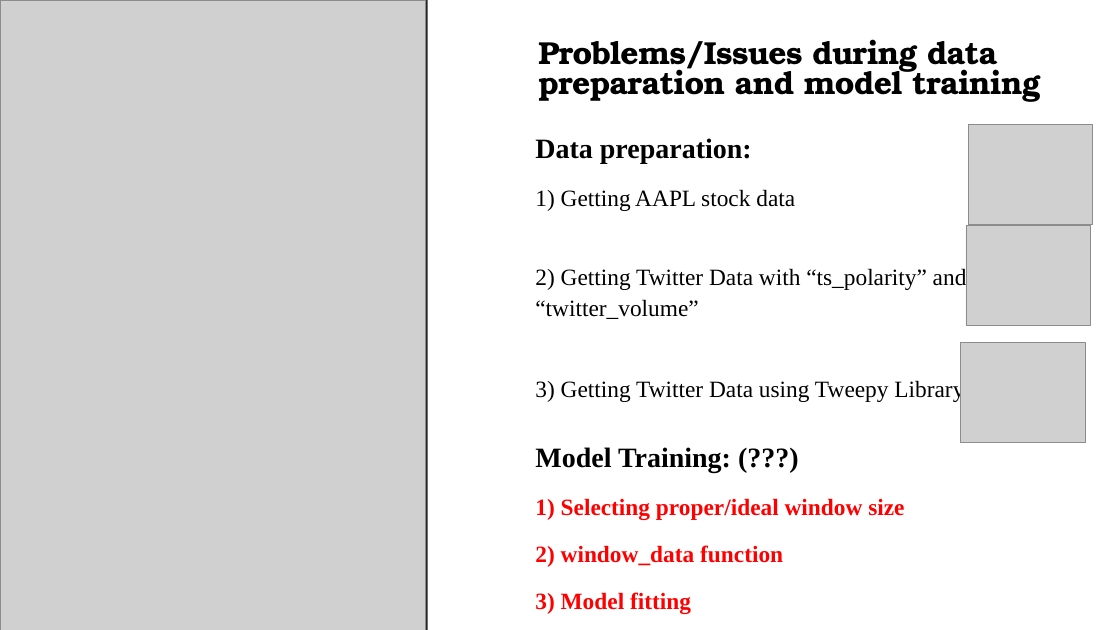
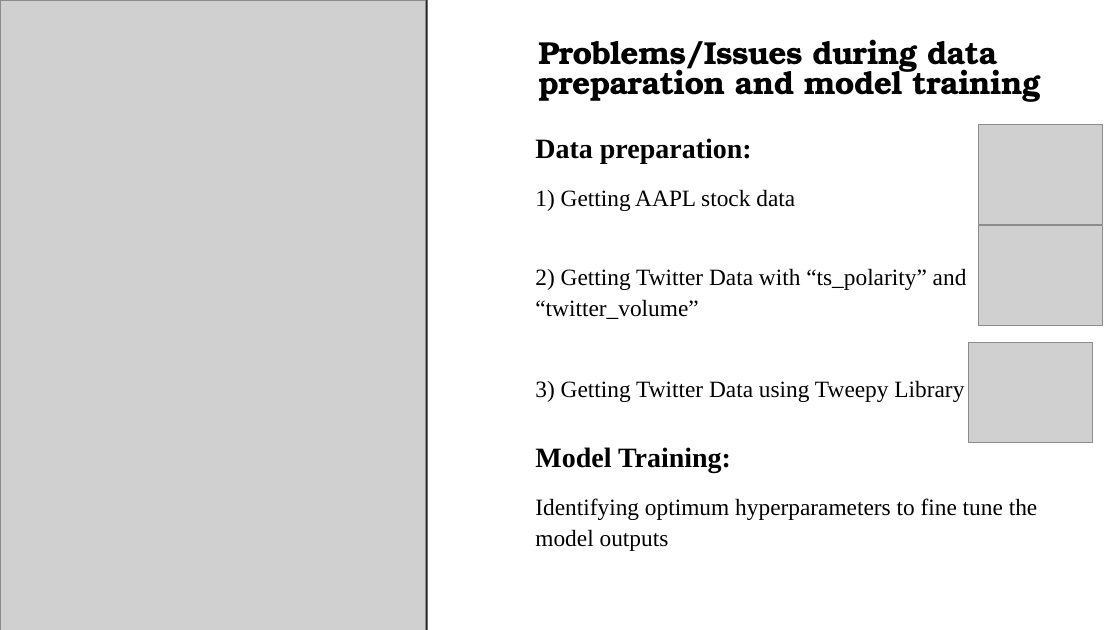
Before and after one commit to you915/Sentiment-Analysis-of-Twitter-Data-for-predicting-Apple-stock-price, a slide deck: slide 9 of Project 2 - Group 4.pptx (slide 7 before the commit). Drawn at 1120x630 pixels with LibreOffice and Linux fonts; fonts in the diff are those of the drawing; grey boxes stand for pictures. Boxes give left, top, right and bottom in pixels: in the first picture for what was removed or moved away, otherwise in the second. Text is boxed around its words. In the diff, an @@ line names an element or a change of style, - is before the commit and + after.

```diff
--- a/Project 2 - Group 4.pptx
+++ b/Project 2 - Group 4.pptx
@@ 3 pictures: place and size @@
-3 pictures at <box>961,124,1093,443</box>
+3 pictures at <box>969,124,1102,443</box>
@@ text at <box>535,447,1038,551</box>: text changed; text colour #FF0000 to #000000; bold off @@
-  Model Training: (???)
-  1) Selecting proper/ideal window size
-  2) window_data function
-  3) Model fitting
+  Model Training:
+  Identifying optimum hyperparameters to fine tune the model outputs
```
Also in this commit, not shown: 4 other slides changed, 3 slides added, 1 slide removed.
